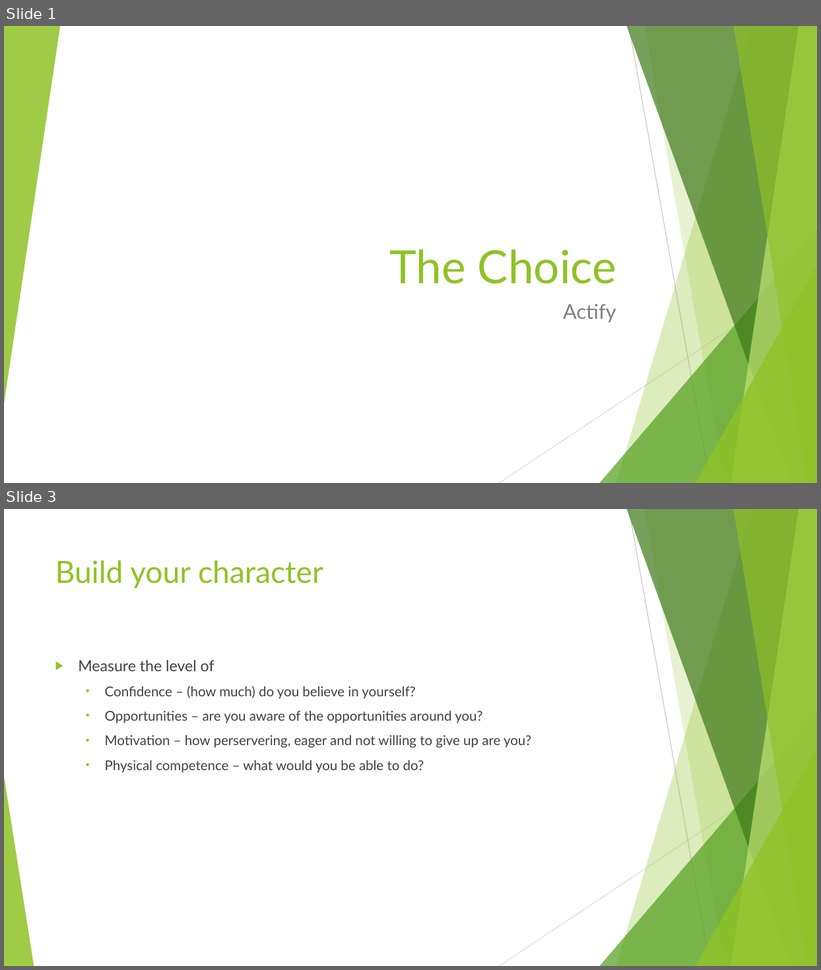
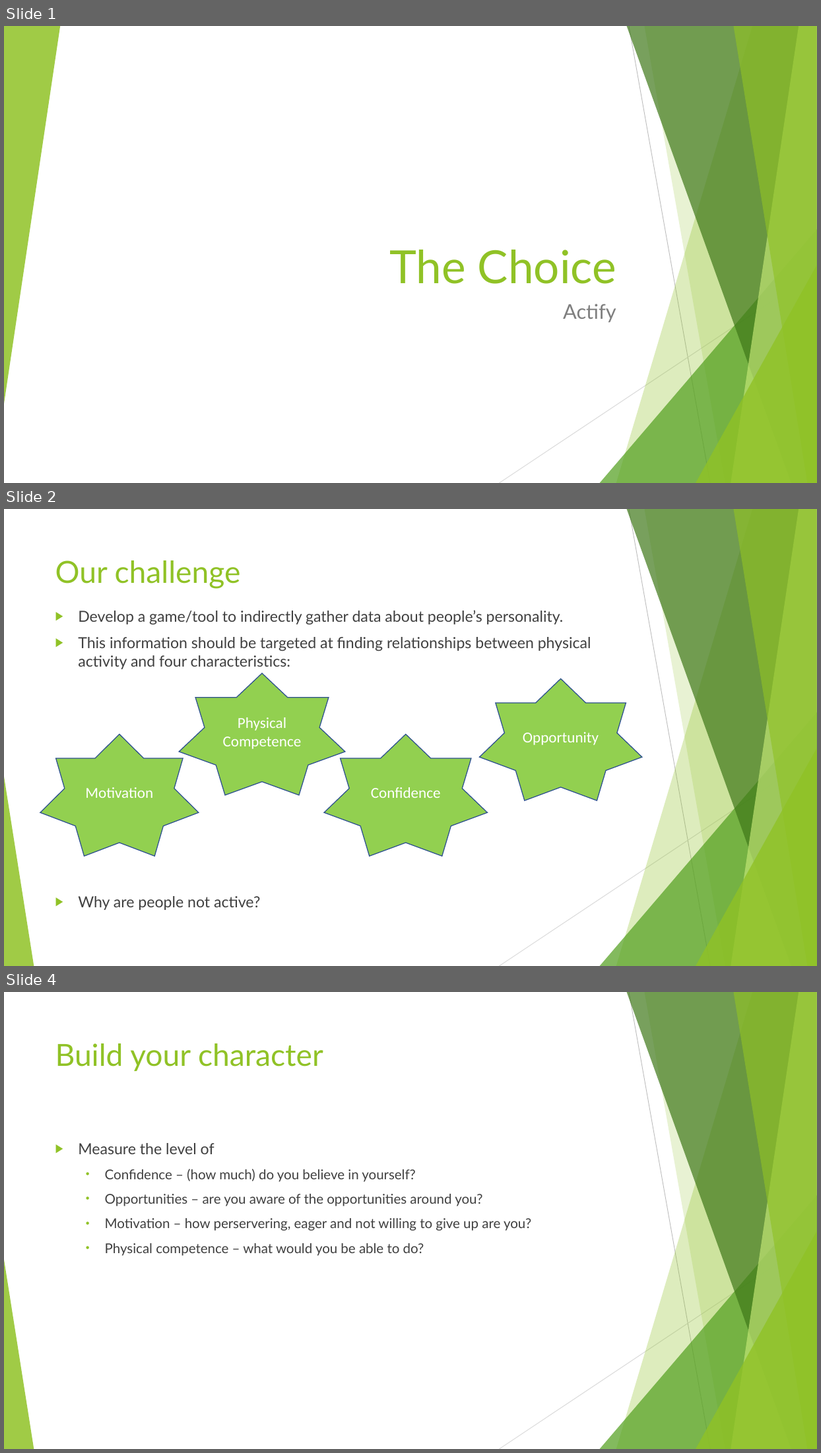
Before and after one commit to Glasgow19/team-12, a slide deck: The Choice.odp. Shown one above the other, each under a label of ours: slides 1 and 3 before the commit, slides 1, 2 and 4 after it; the slides between them are not shown. The pictures are 821x970 and 821x1453 pixels, drawn with LibreOffice and Linux fonts; fonts in the diff are those of the drawing. Boxes give left, top, right and bottom in pixels: in the first picture for what was removed or moved away, otherwise in the second. Text is boxed around its words. In the diff, an @@ line names an element or a change of style, - is before the commit and + after.

```diff
--- a/The Choice.odp
+++ b/The Choice.odp
@@ slide 2 added at box(4, 509, 817, 966), background #FFFFFF; not listed: 10 template elements that a slide beside it also shows @@
@@ title added at box(55, 560, 241, 589), 36 pt, text #90C226 @@
+Our challenge
@@ text added at box(78, 610, 591, 910), 18 pt, text #404040 @@
+▶ Develop a game/tool to indirectly gather data about people’s personality.
+▶ This information should be targeted at finding relationships between physical activity and four characteristics:
+▶ Why are people not active?
@@ freeform shape added at box(179, 674, 345, 795), fill #92D050, outline #2F528F 0.99 pt, 18 pt, text #FFFFFF @@
+Physical Competence
@@ freeform shape added at box(480, 679, 643, 801), fill #92D050, outline #2F528F 0.99 pt, 18 pt, text #FFFFFF @@
+Opportunity
@@ freeform shape added at box(40, 735, 199, 857), fill #92D050, outline #2F528F 0.99 pt, 18 pt, text #FFFFFF @@
+Motivation
@@ freeform shape added at box(324, 735, 488, 857), fill #92D050, outline #2F528F 0.99 pt, 18 pt, text #FFFFFF @@
+Confidence
@@ what was slide 3 is now slide 4 @@
```
Also in this commit, not shown: 1 slide changed, 1 slide removed.
